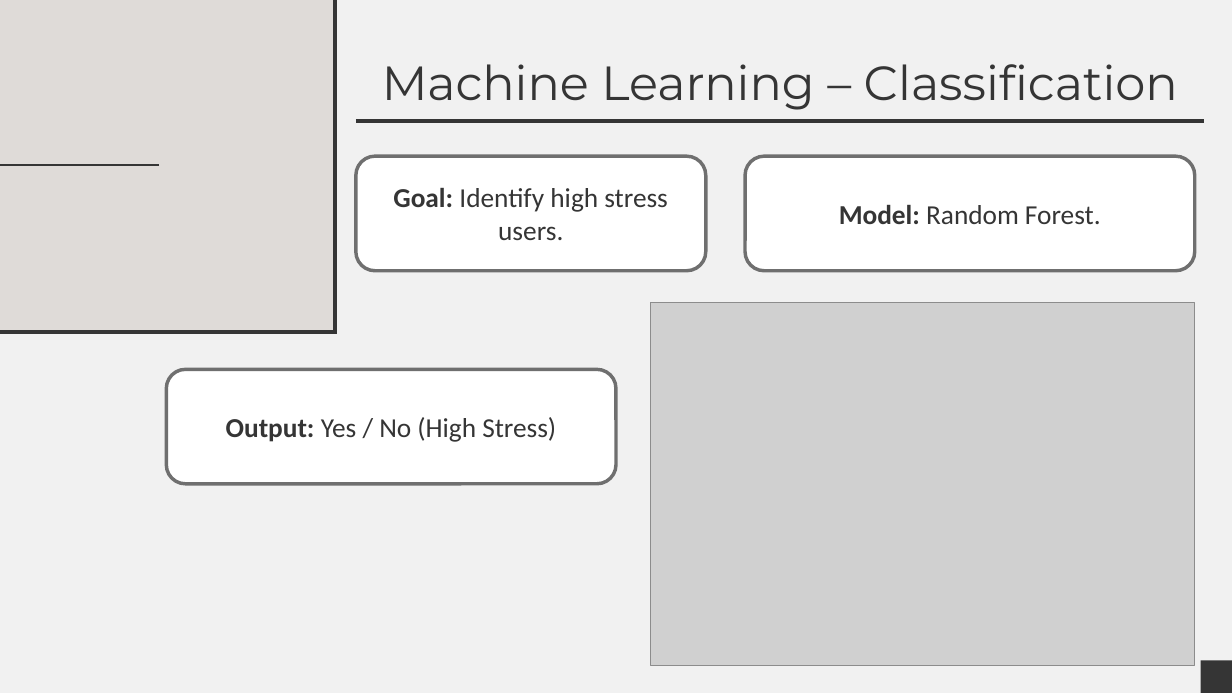
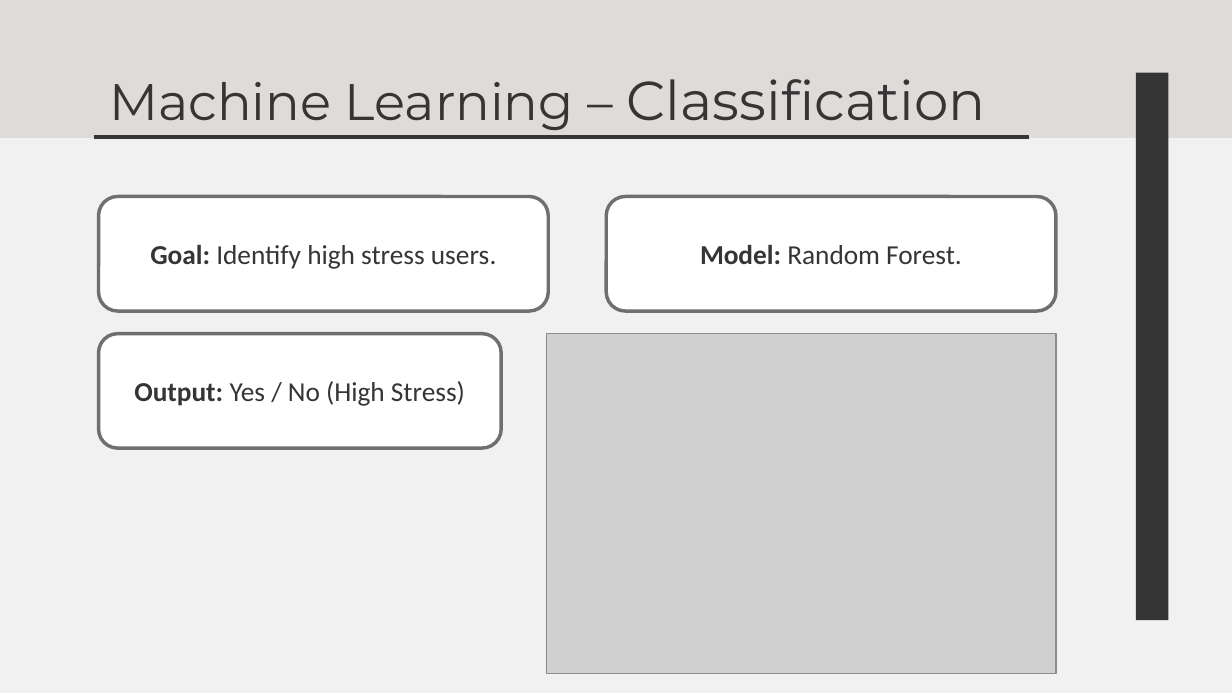
Before and after one commit to Suraj-0228/Python_Project, a slide deck: slide 13 of Report/Social Media PPT.pptx. Drawn at 1232x693 pixels with LibreOffice and Linux fonts; fonts in the diff are those of the drawing; grey boxes stand for pictures. Boxes give left, top, right and bottom in pixels: in the first picture for what was removed or moved away, otherwise in the second. Text is boxed around its words. In the diff, an @@ line names an element or a change of style, - is before the commit and + after.

```diff
--- a/Report/Social Media PPT.pptx
+++ b/Report/Social Media PPT.pptx
@@ rectangle removed at (x1=0, y1=0, x2=335, y2=333) @@
@@ rectangle added at (x1=0, y1=0, x2=1232, y2=137), fill #DFDBD8, outline #DFDBD8 0.75 pt @@
@@ line removed from (335, 333) to (335, 0) @@
@@ title "Machine Learning – Classification" moved from (x1=382, y1=64, x2=1178, y2=110) to (x1=109, y1=79, x2=987, y2=130) @@
@@ title "Machine Learning – Classification" at (x1=109, y1=79, x2=987, y2=130): size 28 to 30 pt in "Machine Learning –"; size 28 to 32 pt in "Classification"; alignment centre to left @@
@@ rectangle added at (x1=1136, y1=73, x2=1168, y2=621), fill #353535 @@
@@ line moved from (356, 121) - (1204, 121) to (94, 137) - (1029, 137) @@
@@ line removed from (159, 165) to (0, 165) @@
@@ rounded rectangle "Goal: Identify high stress users." resized from (x1=356, y1=156, x2=706, y2=271) to (x1=99, y1=197, x2=548, y2=312) @@
@@ rounded rectangle "Model: Random Forest." moved from (x1=745, y1=156, x2=1195, y2=271) to (x1=606, y1=197, x2=1056, y2=312) @@
@@ line removed from (0, 333) to (338, 333) @@
@@ rounded rectangle "Output: Yes / No (High ..." resized from (x1=166, y1=370, x2=616, y2=484) to (x1=99, y1=334, x2=501, y2=448) @@
@@ picture resized from (x1=650, y1=302, x2=1195, y2=665) to (x1=546, y1=334, x2=1056, y2=674) @@
@@ rectangle removed at (x1=1201, y1=660, x2=1232, y2=692) @@
```
Also in this commit, not shown: 7 other slides changed, 1 other file.
